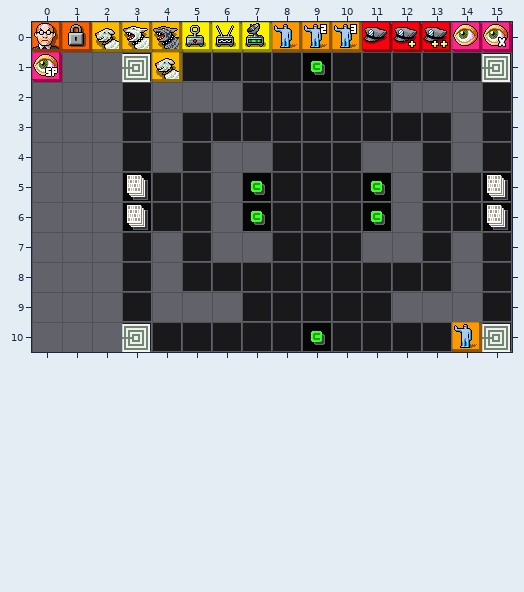
Tiled map, stored at Assets/Levels/1.tmx. That is the earlier state.
Cells are 30x30 px. Shown: x 0..15, y 0..10.
After the commit:
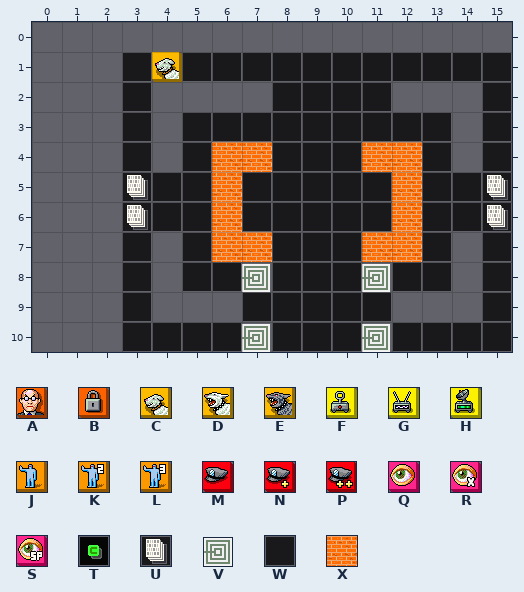
Key: from "enemies": A 0 "admin_1", B 1 "firewall_1", C 2 "guarddog_1", D 3 "guarddog_2", E 4 "guarddog_3", F 5 "sensor_1", G 6 "sensor_2", H 7 "sensor_3", J 8 "sentinel_1", K 9 "sentinel_2", L 10 "sentinel_3", M 11 "warden_1", N 12 "warden_2", P 13 "warden_3", Q 14 "watchman_1", R 15 "watchman_2", S 16 "watchman_3"; from "map_features": T 0 "credit", U 1 "intel", V 2 "spawnpoint", W 3 "title_moveable", X 4 "wall".
_ is an empty cell.
See-through tiles are keyed as they look on the map.
Difference:
Layer "Geometry":
The edit turns tile W into tile U in rows 5 to 6 at x 3 and 15.
The edit turns tile W into tile V in row 8 at x 7 and 11; in row 10 at x 7 and 11.
There is now tile X in row 4 at x 6 to 7 and 11 to 12; in rows 5 to 6 at x 6 and 12; in row 7 at x 6 to 7 and 11 to 12.
The edit erases tile W in row 2 at x 7.
Layer "Entities":
The edit erases tile A in row 0 at x 0.
The edit erases tile B in row 0 at x 1.
The edit erases tile C in row 0 at x 2.
The edit erases tile D in row 0 at x 3.
The edit erases tile E in row 0 at x 4.
The edit erases tile F in row 0 at x 5.
The edit erases tile G in row 0 at x 6.
The edit erases tile H in row 0 at x 7.
The edit erases tile J in row 0 at x 8; in row 10 at x 14.
The edit erases tile K in row 0 at x 9.
The edit erases tile L in row 0 at x 10.
The edit erases tile M in row 0 at x 11.
The edit erases tile N in row 0 at x 12.
The edit erases tile P in row 0 at x 13.
The edit erases tile Q in row 0 at x 14.
The edit erases tile R in row 0 at x 15.
The edit erases tile S in row 1 at x 0.
The edit erases tile T in row 1 at x 9; in rows 5 to 6 at x 7 and 11; in row 10 at x 9.
The edit erases tile U in rows 5 to 6 at x 3 and 15.
The edit erases tile V in row 1 at x 3 and 15; in row 10 at x 3 and 15.
